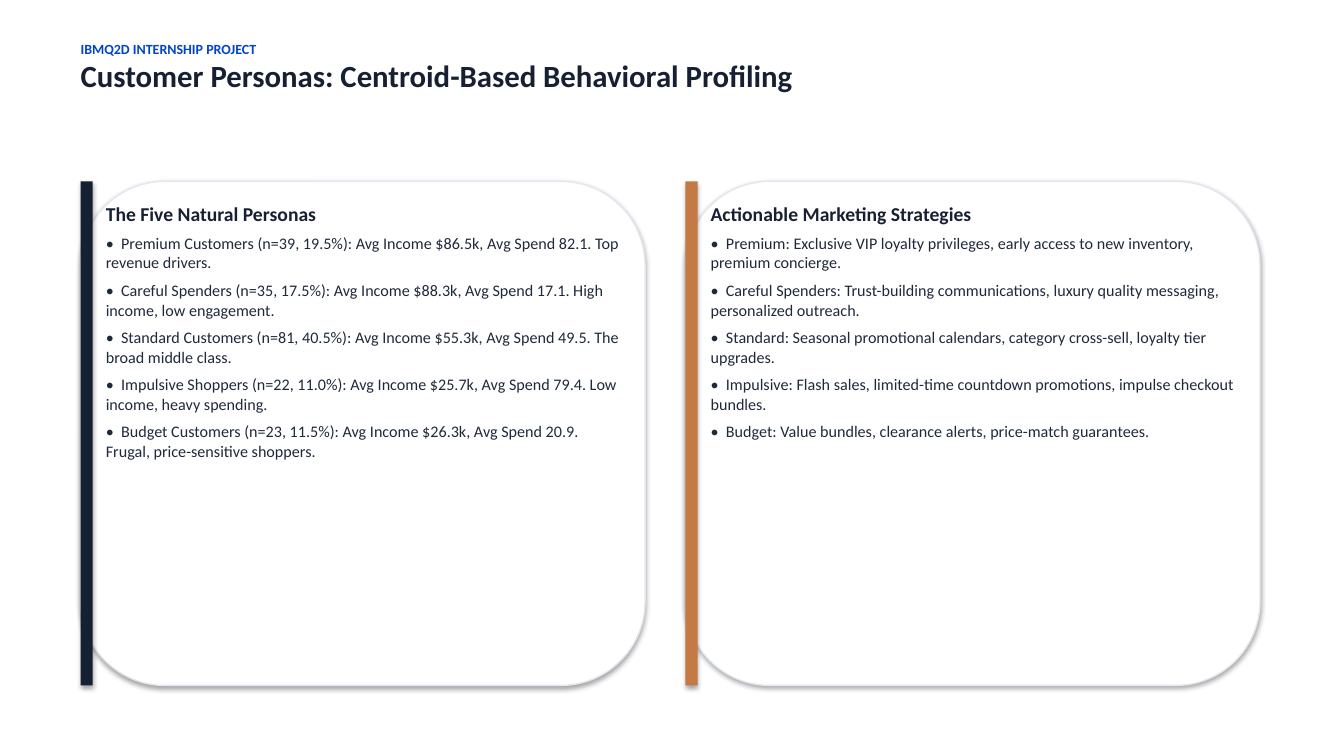
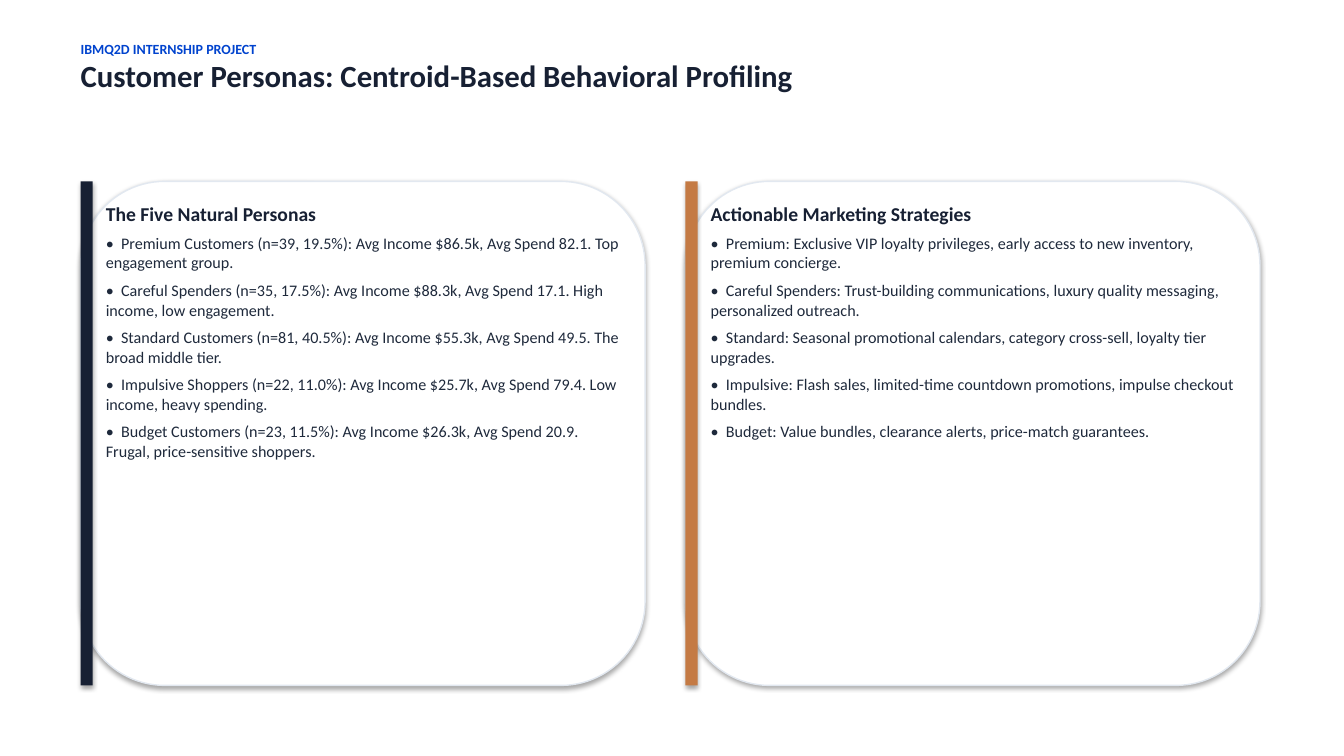
Before and after one commit to karthikeyangullipalli/IBM_Q2D_MultiSegmentCustomerRetailAnalysis, a slide deck: slide 8 of docs/presentation.pptx. Drawn at 1344x756 pixels with LibreOffice and Linux fonts; fonts in the diff are those of the drawing. Boxes give left, top, right and bottom in pixels: in the first picture for what was removed or moved away, otherwise in the second. Text is boxed around its words. In the diff, an @@ line names an element or a change of style, - is before the commit and + after.

```diff
--- a/docs/presentation.pptx
+++ b/docs/presentation.pptx
@@ text at [106,237,618,271]: text changed @@
-• Premium Customers (n=39, 19.5%): Avg Income $86.5k, Avg Spend 82.1. Top revenue drivers.
+• Premium Customers (n=39, 19.5%): Avg Income $86.5k, Avg Spend 82.1. Top engagement group.
@@ text at [106,331,618,363]: text changed @@
-• Standard Customers (n=81, 40.5%): Avg Income $55.3k, Avg Spend 49.5. The broad middle class.
+• Standard Customers (n=81, 40.5%): Avg Income $55.3k, Avg Spend 49.5. The broad middle tier.
```
Also in this commit, not shown: 9 other slides changed, 12 other files.
